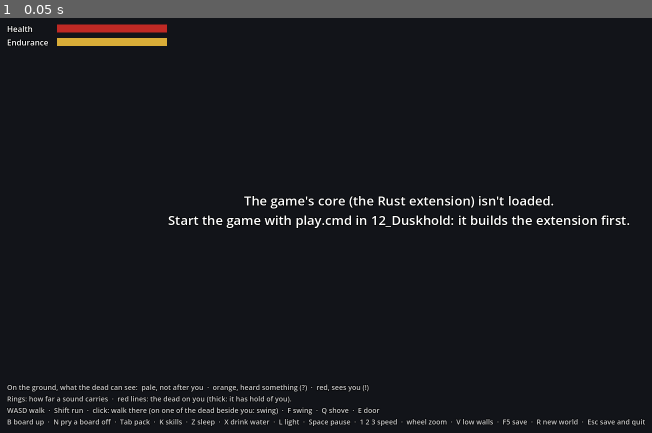
Above: before the commit, frame 1.
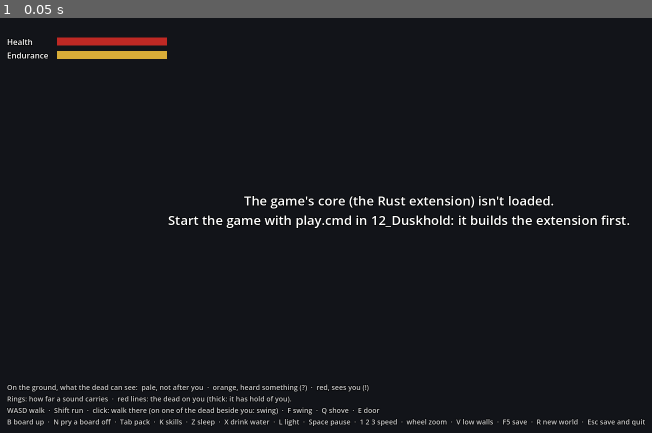
Above: after the commit, the same moment.

Repository: Mossenheimen/Duskhold
Game: Godot game, scene res://main.tscn
Same seed, same stepped clock (60 frames per second), same inputs: the game is played once before the commit and once after it.
Inputs:
- Up to frame 1 (0.05 s): no input

The runs differ from the first frame. In frame 1, 1.2% of the frame differs, in the area x 1-26%, y 1-10%.

Commit message:
Duskhold: bring it home (build step 6, slice 2)
Home is where you slept the night through; the stash is a container
under a roof near it. Finds pay their worth in XP once when stashed,
and levels 1-10 each bring 5 health.

Co-Authored-By: Claude Opus 5.5 <noreply@anthropic.com>

Diff:
--- a/client/bag.gd
+++ b/client/bag.gd
@@ -3,18 +3,34 @@
 ## pack: what's in your hand, and what you carry, with its weight against what you can carry
 ## before you can't run. On the left, what's within your reach: each container beside you, and
 ## the floor, and water to drink from. Each line has its buttons: they ask the core for a timed
-## action, which a blow breaks off. "Take all" asks for one take after another.
+## action, which a blow breaks off. "Take all" and "Stash all finds" ask for one after another.
+##
+## Your stash (home.rs): a find (one that came out of the world) put into it pays its worth in
+## XP, once. The pack marks finds with their worth; with your stash within reach, each line has
+## a Stash button.
 
 const WEAPON := 1
 const BANDAGE := 2
 const FOOD := 3
 const DRINK := 4
 const LIGHT := 5
+## Numbers a stack takes, and a container's header, in DuskWorld's arrays.
+const STACK := 4
+const HEADER := 5
+## Why a container can't be your stash, by DuskWorld.stash_check().
+const NO_STASH := {-1: "That's not a container within your reach.",
+	-2: "A stash wants a roof over it.",
+	-3: "You have no home yet: sleep a night through somewhere first.",
+	-4: "That's too far from where you sleep to be your stash."}
+
+## Says a line of news (the HUD's).
+var say: Callable
 
 var _dusk: Node
 var _names := PackedStringArray()
 var _kinds := PackedInt32Array()
 var _weights := PackedInt32Array()
+var _worths := PackedInt32Array()
 var _fixtures := PackedStringArray()
 var _pack: VBoxContainer
 var _reach: VBoxContainer
@@ -23,7 +39,7 @@
 var _shown_pack := []  # what the pack panel shows now, to rebuild only when it changes
 var _shown_reach := PackedInt32Array()
 var _shown_water := false
-var _queue: Array = []  # takes still to ask for: [x, y, def]
+var _queue: Array = []  # actions still to ask for: ["take" or "put", x, y, def]
 
 
 func _ready() -> void:
@@ -41,6 +57,7 @@
 	_names = dusk.item_names()
 	_kinds = dusk.item_kinds()
 	_weights = dusk.item_weights()
+	_worths = dusk.item_worths()
 	_fixtures = dusk.fixture_names()
 	_shown_pack = []
 	_shown_reach = PackedInt32Array()
@@ -53,7 +70,7 @@
 	_pack_panel.visible = not _pack_panel.visible
 
 
-## Each frame: redraw what changed, and ask for the next queued take once you're free.
+## Each frame: redraw what changed, and ask for the next queued action once you're free.
 ## `busy`: you're in the middle of an action; `dead`: nothing more to do.
 func refresh(busy: bool, dead: bool) -> void:
 	if _dusk == null:
@@ -66,22 +83,33 @@
 	var items: PackedInt32Array = _dusk.character_items()
 	var carried: PackedInt32Array = _dusk.character_load()
 	var light: PackedInt32Array = _dusk.character_light()
-	var pack := [hands, items, carried, light]
+	var reach: PackedInt32Array = _dusk.stores_in_reach()
+	var stash := _stash_in(reach)
+	var pack := [hands, items, carried, light, stash]
 	if pack != _shown_pack:
 		_shown_pack = pack
-		_draw_pack(hands, items, carried, light)
-	var reach: PackedInt32Array = _dusk.stores_in_reach()
+		_draw_pack(hands, items, carried, light, stash)
 	var water: bool = _dusk.water_in_reach()
 	if reach != _shown_reach or water != _shown_water:
 		_shown_reach = reach
 		_shown_water = water
 		_draw_reach(reach, water)
 	if not busy and not _queue.is_empty():
-		_take_next(reach)
+		_next_queued(reach, items)
+
+
+## Where your stash is, if it's within reach; else (-1, -1).
+func _stash_in(reach: PackedInt32Array) -> Vector2i:
+	var i := 0
+	while i + HEADER <= reach.size():
+		if reach[i + 4] == 1:
+			return Vector2i(reach[i], reach[i + 1])
+		i += HEADER + reach[i + 3] * STACK
+	return Vector2i(-1, -1)
 
 
 func _draw_pack(hands: PackedInt32Array, items: PackedInt32Array, carried: PackedInt32Array,
-		light: PackedInt32Array) -> void:
+		light: PackedInt32Array, stash: Vector2i) -> void:
 	for child in _pack.get_children():
 		child.queue_free()
 	if carried.size() < 2:
@@ -100,11 +128,11 @@
 		var row := _row(_pack, "Held up: %s, lit (%d%% left)" % [_name(light[0]), roundi(light[1] / 10.0)])
 		_button(row, "Put out", func() -> void: _dusk.douse())
 	var slot := -1
-	for i in range(0, items.size(), 3):
+	for i in range(0, items.size(), STACK):
 		slot += 1
 		var def := items[i]
 		var count := items[i + 1]
-		var label := _describe(def, count)
+		var label := _describe(def, count, items[i + 3] == 1)
 		if _kind(def) == LIGHT and items[i + 2] < 1000:
 			label += "  ·  %d%% left" % roundi(items[i + 2] / 10.0)  # a part-burnt light
 		var row := _row(_pack, label)
@@ -119,6 +147,8 @@
 				_button(row, "Drink", func() -> void: _dusk.use_item(slot, def))
 			LIGHT:
 				_button(row, "Light", func() -> void: _dusk.light(slot, def))
+		if stash.x >= 0:
+			_button(row, "Stash", func() -> void: _dusk.put_item(stash.x, stash.y, slot, def))
 		_button(row, "Drop", func() -> void: _dusk.drop_item(slot, def))
 
 
@@ -130,51 +160,91 @@
 		var row := _row(_reach, "Water")
 		_button(row, "Drink", func() -> void: _dusk.drink_water())
 	var i := 0
-	while i + 4 <= reach.size():
+	while i + HEADER <= reach.size():
 		var x := reach[i]
 		var y := reach[i + 1]
 		var fixture := reach[i + 2]
 		var n := reach[i + 3]
-		i += 4
+		var mine := reach[i + 4] == 1
+		i += HEADER
 		var place := "On the ground" if fixture == 0 else _fixture_name(fixture).capitalize()
+		if mine:
+			place += "  ·  your stash"
 		var header := _row(_reach, place + ("  (empty)" if n == 0 else ""))
+		if mine:
+			header.get_child(0).add_theme_color_override("font_color", Color(1.0, 0.82, 0.45))
+			_button(header, "Stash all finds", func() -> void: _stash_finds(x, y))
+		elif fixture != 0:
+			_button(header, "Make it your stash", func() -> void: _mark_stash(x, y))
 		if n > 1:
 			var defs := []
 			for k in n:
-				defs.append(reach[i + k * 3])
+				defs.append(reach[i + k * STACK])
 			_button(header, "Take all", func() -> void: _take_all(x, y, defs))
 		for slot in n:
-			var def := reach[i + slot * 3]
-			var count := reach[i + slot * 3 + 1]
-			var row := _row(_reach, "   " + _describe(def, count))
+			var def := reach[i + slot * STACK]
+			var count := reach[i + slot * STACK + 1]
+			var found := reach[i + slot * STACK + 3] == 1
+			var row := _row(_reach, "   " + _describe(def, count, found))
 			_button(row, "Take", func() -> void: _dusk.take(x, y, slot, def))
-		i += n * 3
+		i += n * STACK
+
+
+## "Make it your stash": the core says whether it can be, and this says why not.
+func _mark_stash(x: int, y: int) -> void:
+	var why: int = _dusk.stash_check(x, y)
+	if why == 0:
+		_dusk.mark_stash(x, y)
+	elif say.is_valid():
+		say.call(NO_STASH.get(why, "It can't be your stash."))
 
 
 ## "Take all": one take after another, each asked for as the last one finishes.
 func _take_all(x: int, y: int, defs: Array) -> void:
 	for def in defs:
-		_queue.append([x, y, def])
-
-
-## The next queued take: the first stack on that tile that's still the item it was.
-func _take_next(reach: PackedInt32Array) -> void:
+		_queue.append(["take", x, y, def])
+
+
+## "Stash all finds": every find in the pack, put into the stash one after another.
+func _stash_finds(x: int, y: int) -> void:
+	var items: PackedInt32Array = _dusk.character_items()
+	for i in range(0, items.size(), STACK):
+		if items[i + 3] == 1:
+			_queue.append(["put", x, y, items[i]])
+	if _queue.is_empty() and say.is_valid():
+		say.call("You're carrying no finds.")
+
+
+## The next queued action: a take of the first stack on that tile that's still the item it was,
+## or a put of the first find of that item in the pack.
+func _next_queued(reach: PackedInt32Array, items: PackedInt32Array) -> void:
 	var want: Array = _queue.pop_front()
+	if want[0] == "put":
+		for i in range(0, items.size(), STACK):
+			if items[i] == want[3] and items[i + 3] == 1:
+				_dusk.put_item(want[1], want[2], floori(i / float(STACK)), want[3])
+				return
+		return
 	var i := 0
-	while i + 4 <= reach.size():
+	while i + HEADER <= reach.size():
 		var n := reach[i + 3]
-		if reach[i] == want[0] and reach[i + 1] == want[1]:
+		if reach[i] == want[1] and reach[i + 1] == want[2]:
 			for slot in n:
-				if reach[i + 4 + slot * 3] == want[2]:
-					_dusk.take(want[0], want[1], slot, want[2])
+				if reach[i + HEADER + slot * STACK] == want[3]:
+					_dusk.take(want[1], want[2], slot, want[3])
 					return
-		i += 4 + n * 3
-
-
-func _describe(def: int, count: int) -> String:
+		i += HEADER + n * STACK
+
+
+## "3 apples · 0.5 kg", and for a find, what it brings home.
+func _describe(def: int, count: int, found := false) -> String:
 	var grams := _weights[def] * count if def < _weights.size() else 0
 	var label := _name(def) if count == 1 else "%s ×%d" % [_name(def), count]
-	return "%s  ·  %.1f kg" % [label, grams / 1000.0]
+	label = "%s  ·  %.1f kg" % [label, grams / 1000.0]
+	var worth := _worths[def] * count if def < _worths.size() else 0
+	if found and worth > 0:
+		label += "  ·  a find: %d XP home" % worth
+	return label
 
 
 func _name(def: int) -> String:
--- a/client/hud.gd
+++ b/client/hud.gd
@@ -47,6 +47,8 @@
 var _endurance: ProgressBar
 var _breath: Label
 var _wounds: Label
+var _level: Label
+var _gold_left := 0.0  # the level-up glow
 var _death: Label
 var _held: Label
 var _doing: Label
@@ -103,12 +105,16 @@
 			_ages.remove_at(i)
 	_news.text = "\n".join(_lines)
 	_flash_left = maxf(0.0, _flash_left - delta)
-	_flash.color.a = 0.35 * _flash_left / FLASH_LIFE
+	_gold_left = maxf(0.0, _gold_left - delta)
+	if _gold_left > 0.0:
+		_flash.color = Color(1.0, 0.8, 0.3, 0.25 * _gold_left / FLASH_LIFE)
+	else:
+		_flash.color = Color(0.7, 0.0, 0.0, 0.35 * _flash_left / FLASH_LIFE)
 
 
 ## The seed, the clock (DuskWorld.clock()), the speed dial (1, 2, 5; more while you sleep).
 func show_state(world_seed: int, clock: PackedInt32Array, speed: int, paused: bool) -> void:
-	_state.text = "DUSKHOLD  ·  build step 6: saves\n%s  ·  Seed %d  ·  %d×" % [
+	_state.text = "DUSKHOLD  ·  build step 6: bring it home\n%s  ·  Seed %d  ·  %d×" % [
 		time_of_day(clock), world_seed, speed]
 	_paused.visible = paused
 
@@ -133,6 +139,24 @@
 
 func flash() -> void:
 	_flash_left = FLASH_LIFE
+	_gold_left = 0.0
+
+
+## A warm glow, for something good: a level gained.
+func flash_good() -> void:
+	_gold_left = FLASH_LIFE * 2.0
+
+
+## Your level and its XP, and the most health you can have (DuskWorld.character_deeds()).
+func show_deeds(deeds: PackedInt32Array) -> void:
+	if deeds.size() < 5:
+		return
+	_health.max_value = deeds[4] / 10.0
+	var home := "" if deeds[5] >= 0 else "  ·  no home yet"
+	if deeds[3] < 0:
+		_level.text = "Level %d  ·  %d XP%s" % [deeds[0], deeds[1], home]
+	else:
+		_level.text = "Level %d  ·  %d / %d XP%s" % [deeds[0], deeds[1], deeds[3], home]
 
 
 func reset() -> void:
@@ -261,6 +285,12 @@
 	panel.mouse_filter = Control.MOUSE_FILTER_IGNORE
 	panel.position = Vector2(16, 76)
 	add_child(panel)
+	_level = Label.new()
+	_level.add_theme_font_size_override("font_size", 15)
+	_level.add_theme_color_override("font_color", Color(1.0, 0.85, 0.55))
+	_level.add_theme_constant_override("outline_size", 6)
+	_level.add_theme_color_override("font_outline_color", Color(0, 0, 0, 0.85))
+	panel.add_child(_level)
 	_health = _bar(panel, "Health", Color(0.75, 0.16, 0.14))
 	_endurance = _bar(panel, "Endurance", Color(0.85, 0.68, 0.22))
 	_breath = Label.new()
--- a/client/main.gd
+++ b/client/main.gd
@@ -75,10 +75,16 @@
 const BOARDED := 35
 const UNBOARDED := 36
 const BOARD_BROKE := 37
+const MADE_HOME := 38
+const STASHED := 39
+const PUT := 40
+const BROUGHT_HOME := 41
+const LEVEL_UP := 42
 ## What your own timed actions are called, by DuskWorld.actor_actions() kind (5 on).
 const DOING := {5: "Struggling", 6: "Taking", 7: "Dropping", 8: "Bandaging", 9: "Taking it in hand",
 	10: "Putting it away", 11: "Lying down", 12: "Drinking", 13: "Eating", 14: "Drinking",
-	15: "Lighting it", 16: "Putting it out", 17: "Boarding it up", 18: "Prying a board off"}
+	15: "Lighting it", 16: "Putting it out", 17: "Boarding it up", 18: "Prying a board off",
+	19: "Making it your stash", 20: "Putting it away"}
 ## A light, by DuskWorld.item_kinds().
 const LIGHT_KIND := 5
 ## Moodles (DuskWorld.character_moodles()) the client acts on.
@@ -172,6 +178,7 @@
 	add_child(threats)
 	bag = Bag.new()
 	add_child(bag)
+	bag.say = hud.say
 	litter = Litter.new()
 	add_child(litter)
 	skills = Skills.new()
@@ -279,6 +286,7 @@
 	var body: PackedInt32Array = dusk.character_body()
 	held = body[5] if body.size() > 5 else 0
 	hud.show_body(body, dusk.character_wounds(), dusk.can_shove())
+	hud.show_deeds(dusk.character_deeds())
 	var doing := _my_action()
 	bag.refresh(doing.x != 0, dead)
 	skills.refresh(dead)
@@ -648,6 +656,23 @@
 				map_view.refresh_edge(Vector2i(events[i + 3], events[i + 4]))
 				if who == me:
 					hud.say("You pried a board off: %d left." % extra)
+			MADE_HOME:
+				if who == me:
+					hud.say("You slept the night through. This is home now: a container under its roof can be your stash.")
+			STASHED:
+				if who == me:
+					hud.say("That's your stash. Finds put into it pay their worth.")
+			PUT:
+				if who == me:
+					hud.say("You put away %s." % _items(extra))
+			BROUGHT_HOME:
+				# (x, y) carry the item and how many; extra is the XP.
+				if who == me:
+					hud.say("Brought home: %s, %d XP." % [_items(events[i + 3] * 1000 + events[i + 4]), extra])
+			LEVEL_UP:
+				if who == me:
+					hud.say("You reached level %d. A little more health." % extra)
+					hud.flash_good()
 			BOARD_BROKE:
 				map_view.refresh_edge(Vector2i(events[i + 3], events[i + 4]))
 				hud.say("The last board gave way!" if extra == 0 else "A board gave way! %d left." % extra)
@@ -792,9 +817,9 @@
 		return
 	var items: PackedInt32Array = dusk.character_items()
 	var kinds: PackedInt32Array = dusk.item_kinds()
-	for i in range(0, items.size() - 2, 3):
+	for i in range(0, items.size() - 3, 4):
 		if items[i] < kinds.size() and kinds[items[i]] == LIGHT_KIND:
-			dusk.light(floori(i / 3.0), items[i])
+			dusk.light(floori(i / 4.0), items[i])
 			return
 	hud.say("You have nothing to light.")
 
Not shown, changed: ARCHITECTURE.md
Not shown, changed: CLAUDE.md
Not shown, changed: CONCEPT.md
Not shown, changed: crates/dusk-cli/src/main.rs
Not shown, changed: crates/dusk-core/src/actor.rs
Not shown, changed: crates/dusk-core/src/combat.rs
Not shown, added: crates/dusk-core/src/home.rs
Not shown, changed: crates/dusk-core/src/items.rs
Not shown, changed: crates/dusk-core/src/lib.rs
Not shown, changed: crates/dusk-core/src/needs.rs
Not shown, changed: crates/dusk-core/src/save.rs
Not shown, changed: crates/dusk-core/src/world.rs
(and 12 more such lines)
